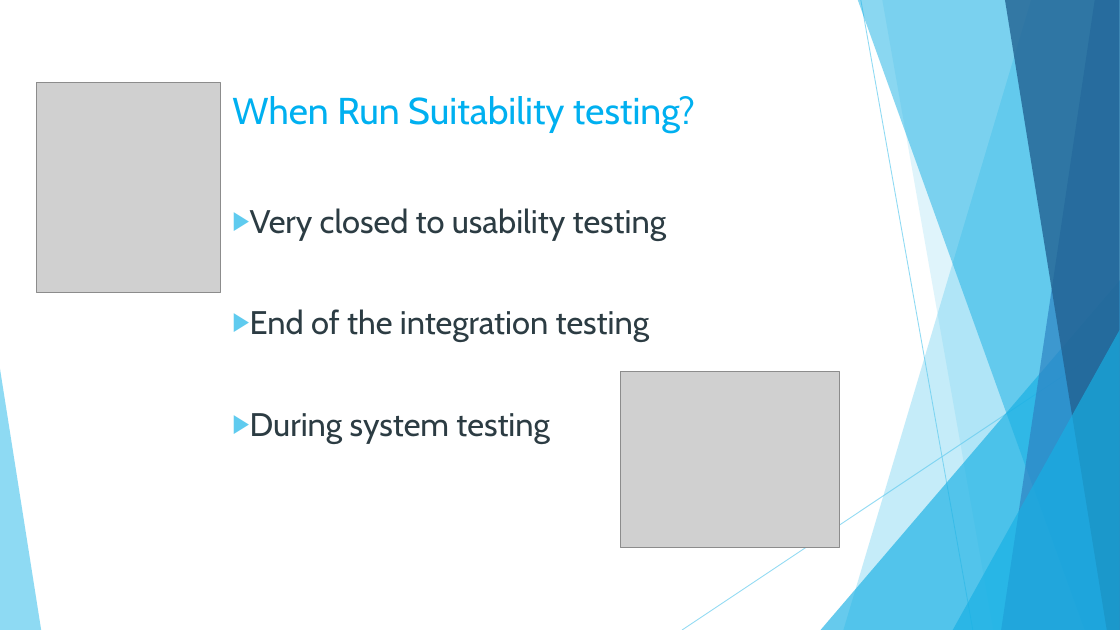
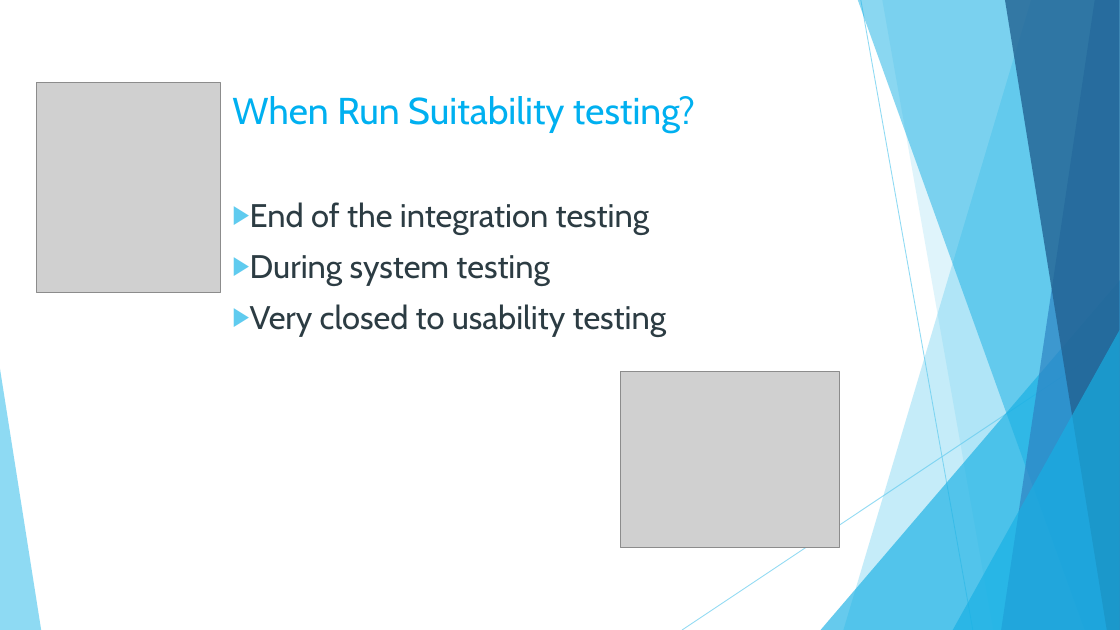
Before and after one commit to plamenti/Telerik2015, a slide deck: slide 9 of 04.TestLevelsAndTypes/Suitability.pptx (slide 8 before the commit). Drawn at 1120x630 pixels with LibreOffice and Linux fonts; fonts in the diff are those of the drawing; grey boxes stand for pictures. Boxes give left, top, right and bottom in pixels: in the first picture for what was removed or moved away, otherwise in the second. Text is boxed around its words. In the diff, an @@ line names an element or a change of style, - is before the commit and + after.

Commit message:
Added slide

```diff
--- a/04.TestLevelsAndTypes/Suitability.pptx
+++ b/04.TestLevelsAndTypes/Suitability.pptx
@@ text at <box>250,208,666,241</box>: paragraph removed @@
-▶ Very closed to usability testing
@@ text at <box>250,304,666,337</box>: paragraph added @@
+▶ Very closed to usability testing
```
Also in this commit, not shown: 1 slide added.
